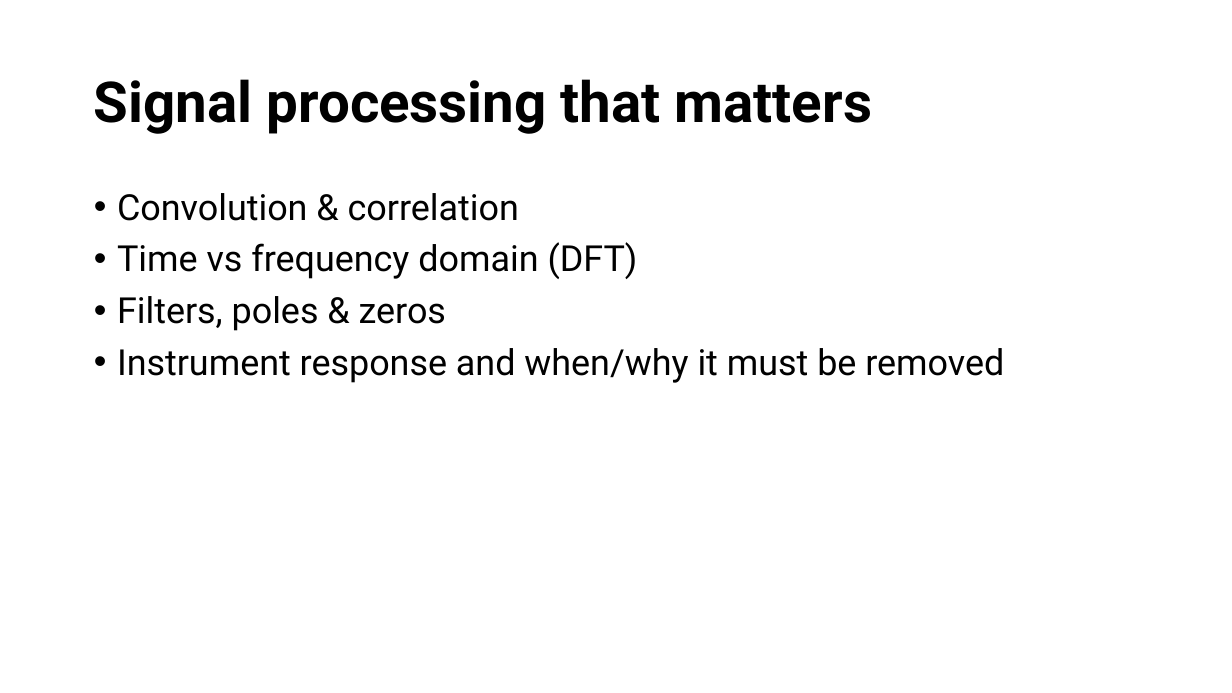
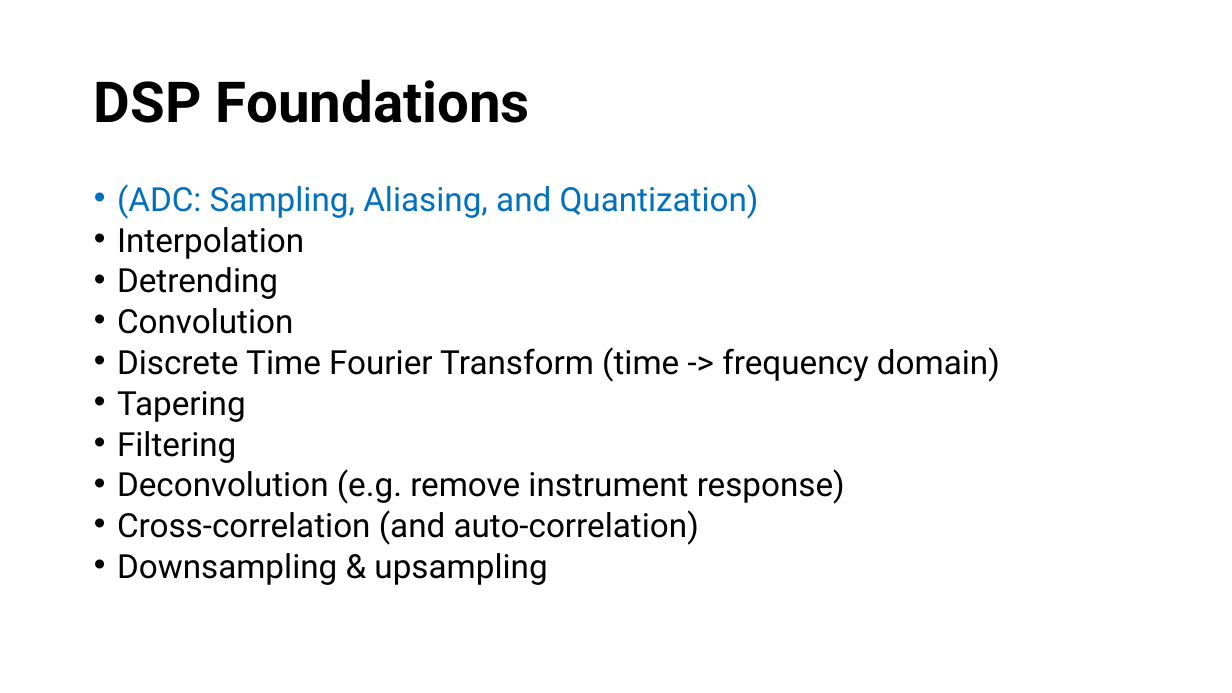
Before and after one commit to jbraunmiller/CompSciS26, a slide deck: slide 4 of week4/Week4_Overview.pptx (slide 10 before the commit). Drawn at 1232x693 pixels with LibreOffice and Linux fonts; fonts in the diff are those of the drawing. Boxes give left, top, right and bottom in pixels: in the first picture for what was removed or moved away, otherwise in the second. Text is boxed around its words. In the diff, an @@ line names an element or a change of style, - is before the commit and + after.

```diff
--- a/week4/Week4_Overview.pptx
+++ b/week4/Week4_Overview.pptx
@@ title at (x1=94, y1=79, x2=530, y2=123): text changed @@
-Signal processing that matters
+DSP Foundations
@@ text at (x1=117, y1=184, x2=1000, y2=585): text changed; size 28 to 25.9 pt @@
-• Convolution & correlation
-• Time vs frequency domain (DFT)
-• Filters, poles & zeros
-• Instrument response and when/why it must be removed
+• (ADC: Sampling, Aliasing, and Quantization)
+• Interpolation
+• Detrending
+• Convolution
+• Discrete Time Fourier Transform (time -> frequency domain)
+• Tapering
+• Filtering
+• Deconvolution (e.g. remove instrument response)
+• Cross-correlation (and auto-correlation)
+• Downsampling & upsampling
```
Also in this commit, not shown: 5 other slides changed.
